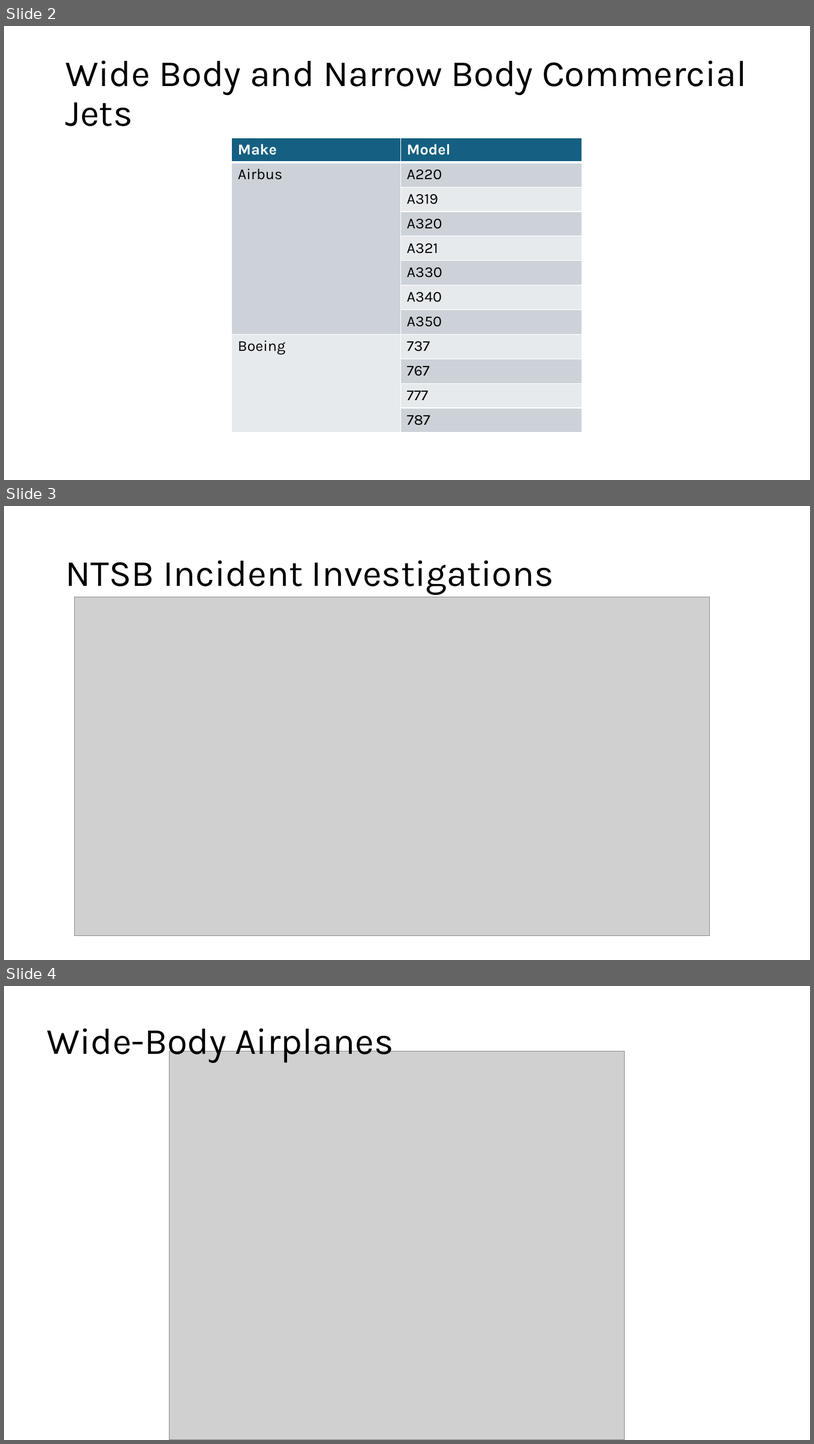
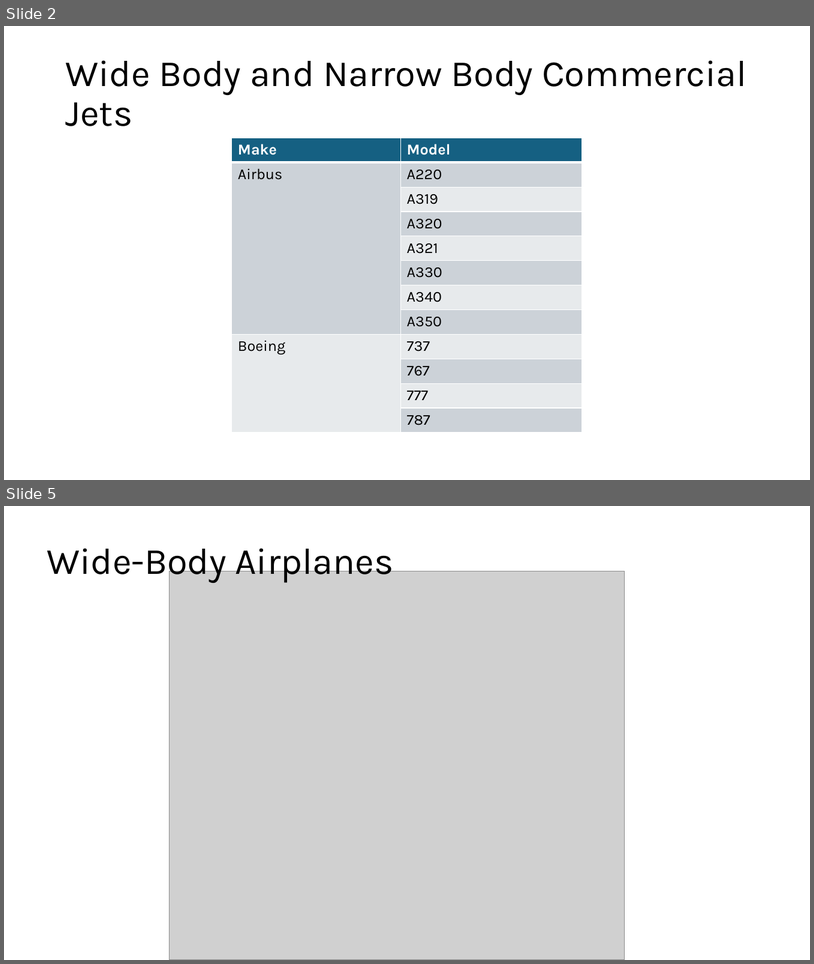
Before and after one commit to jgoett2/AirplaneRecommendations, a slide deck: Presentation.pptx. Shown one above the other, each under a label of ours: slides 2, 3 and 4 before the commit, slides 2 and 5 after it; the slides between them are not shown. The pictures are 814x1444 and 814x964 pixels, drawn with LibreOffice and Linux fonts; fonts in the diff are those of the drawing; grey boxes stand for pictures. Boxes give left, top, right and bottom in pixels: in the first picture for what was removed or moved away, otherwise in the second. Text is boxed around its words. In the diff, an @@ line names an element or a change of style, - is before the commit and + after.

```diff
--- a/Presentation.pptx
+++ b/Presentation.pptx
@@ slide 3 removed at <box>4,506,810,960</box>, background #FFFFFF @@
@@ title removed at <box>65,560,554,595</box> @@
-NTSB Incident Investigations
@@ picture removed at <box>74,597,710,936</box> @@
@@ what was slide 4 is now slide 5 @@
```
Also in this commit, not shown: 6 slides added, 2 other slides removed, 1 other file.
